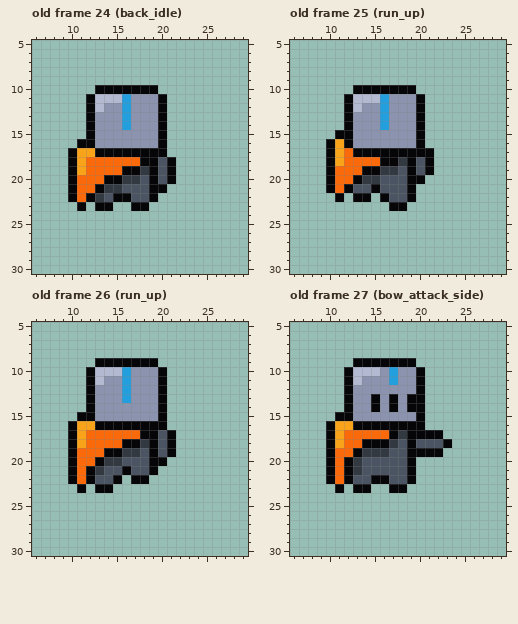
One commit to this pixel-art file: assets/sprites/WIP/knight.aseprite. The picture above is the old version.
32x32 pixels, 56 frames. Colours within 5 levels of each other are drawn and written as one. Shown: old frame 24 (back_idle): x 6..29, y 5..30; old frame 25 (run_up): x 6..29, y 5..30; old frame 26 (run_up): x 6..29, y 5..30; old frame 27 (bow_attack_side): x 6..29, y 5..30. The commit also changed other frames, which this record leaves out.
Now the later version:
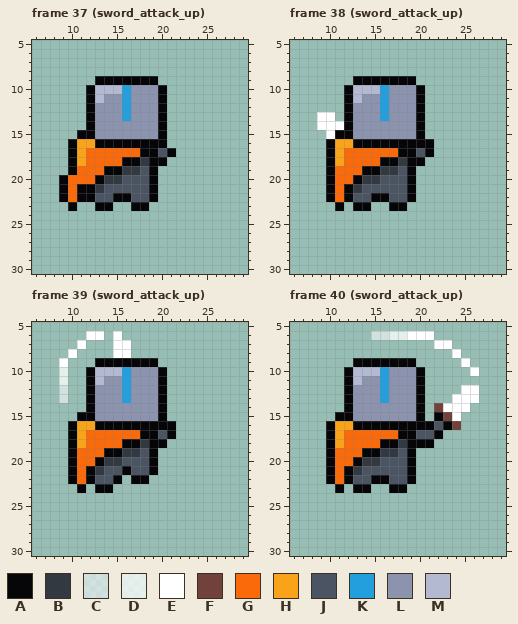
Palette (. is transparent): A #060608  B #333941  C #ffffff8f  D #ffffffbf  E #ffffff  F #71413b  G #fa6a0a  H #f9a31b  J #4a5462  K #249fde  L #8b93af  M #b3b9d1
Edits made:
frames 56 -> 67
Changed rows in their new state; - is an unchanged pixel.
Frame 37 (sword_attack_up) against old frame 24 (back_idle), layer "main":
first column x 9:
 9 ----AAAAAAA--
10 ---AMMMKLLLA-
11 -----LL------
12 ----L--------
14 -------L-----
15 --A----------
16 -AHHAAAAAAA--
17 ---GGGGGG--JA
18 -------AAB-A.
19 --G--AABBJ-..
20 AG--ABBJJ--..
21 AGAABJJ----.-
22 AGA-J--------
23 -A.----------
Frame 38 (sword_attack_up) against old frame 25 (run_up), layer "main":
first column x 9:
 9 ----AAAAAAA--
10 ---AMMMKLLLA-
11 -----LL------
12 ----L--------
13 EE-----------
14 EEE----L-----
15 -E-----------
16 ---HAAAAAAA-A
17 ----GGGGG--J-
18 -----------A.
19 -----------..
20 -----------.-
21 ----B-J------
22 -AGAJJA------
23 --A-AA-------
Frame 39 (sword_attack_up) against old frame 26 (run_up), layers "sword_swoop", "main":
first column x 9:
 6 ---EE-E------
 7 --E---EE-----
 8 -E----EE-----
 9 E------------
10 D------------
11 D------------
12 C------------
13 C------------
16 ------------A
18 -----------A.
19 -----------..
20 -----------.-
Frame 40 (sword_attack_up) against old frame 27 (bow_attack_side), layers "sword_swoop", "main":
first column x 12:
 6 ---CCDDEEE-----
 7 ----------EE---
 8 ------------E--
 9 -------------E-
10 ----KL--------E
11 ----KL---------
12 ----K--------EE
13 ---LKL-L----EEE
14 ---L-L-L--FEEE-
15 ----------AFE--
16 ---------AJAF--
17 -----GA-JJ-----
18 --GG-AB-AA..---
19 -GAA-B--...----
20 GABB-----------
Pixel boxes of the changes (left, top, right, bottom) in both pictures:
changed: (59, 76, 176, 211)
changed: (317, 76, 434, 211)
added: (59, 331, 131, 403)
changed: (158, 421, 176, 466)
changed: (344, 331, 479, 466)
